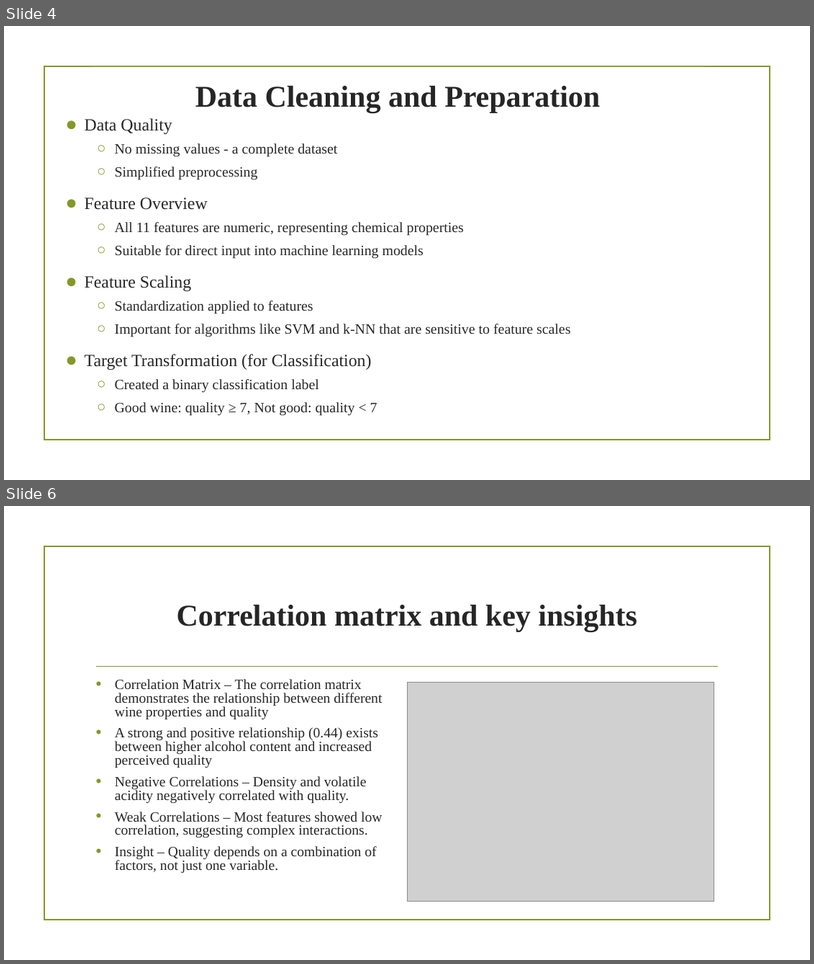
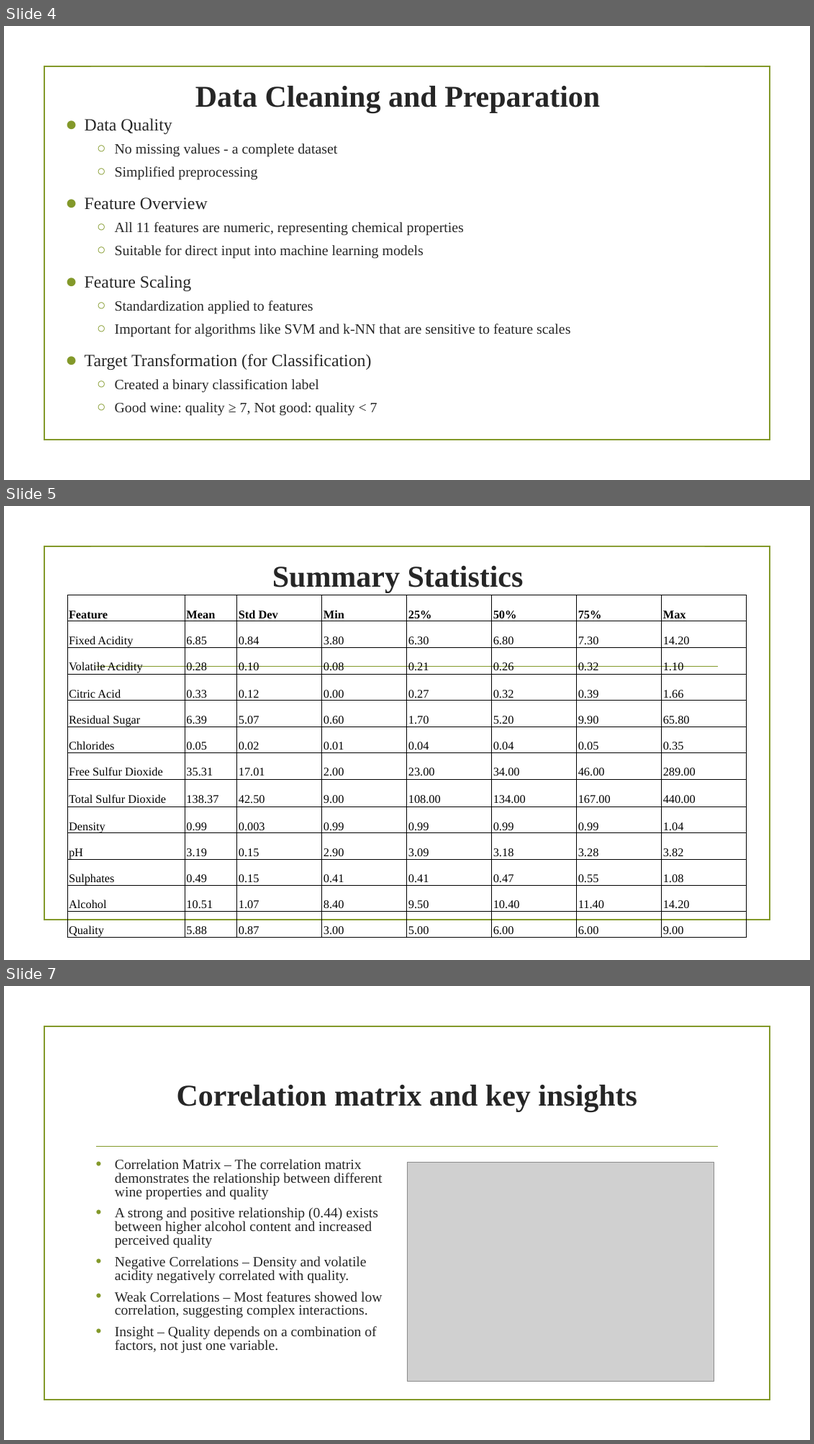
Before and after one commit to ramindersinghusd/m7, a slide deck: Predicting Wine Quality Using Machine Learning.pptx. Shown one above the other, each under a label of ours: slides 4 and 6 before the commit, slides 4, 5 and 7 after it; the slides between them are not shown. The pictures are 814x964 and 814x1444 pixels, drawn with LibreOffice and Linux fonts; fonts in the diff are those of the drawing; grey boxes stand for pictures; background and template pictures are left out. Boxes give left, top, right and bottom in pixels: in the first picture for what was removed or moved away, otherwise in the second. Text is boxed around its words. In the diff, an @@ line names an element or a change of style, - is before the commit and + after.

```diff
--- a/Predicting Wine Quality Using Machine Learning.pptx
+++ b/Predicting Wine Quality Using Machine Learning.pptx
@@ slide 5 added at (4, 506, 810, 960), background picture (left out); not listed: 2 template elements that a slide beside it also shows @@
@@ title added at (273, 566, 524, 592), 36 pt, text #262626, bold @@
+Summary Statistics
@@ table added at (67, 595, 746, 939), 13 rows, 8 columns @@
+Feature | Mean | Std Dev | Min | 25% | 50% | 75% | Max
+Fixed Acidity | 6.85 | 0.84 | 3.80 | 6.30 | 6.80 | 7.30 | 14.20
+Volatile Acidity | 0.28 | 0.10 | 0.08 | 0.21 | 0.26 | 0.32 | 1.10
+Citric Acid | 0.33 | 0.12 | 0.00 | 0.27 | 0.32 | 0.39 | 1.66
+Residual Sugar | 6.39 | 5.07 | 0.60 | 1.70 | 5.20 | 9.90 | 65.80
+Chlorides | 0.05 | 0.02 | 0.01 | 0.04 | 0.04 | 0.05 | 0.35
+Free Sulfur Dioxide | 35.31 | 17.01 | 2.00 | 23.00 | 34.00 | 46.00 | 289.00
+Total Sulfur Dioxide | 138.37 | 42.50 | 9.00 | 108.00 | 134.00 | 167.00 | 440.00
+Density | 0.99 | 0.003 | 0.99 | 0.99 | 0.99 | 0.99 | 1.04
+pH | 3.19 | 0.15 | 2.90 | 3.09 | 3.18 | 3.28 | 3.82
+Sulphates | 0.49 | 0.15 | 0.41 | 0.41 | 0.47 | 0.55 | 1.08
+Alcohol | 10.51 | 1.07 | 8.40 | 9.50 | 10.40 | 11.40 | 14.20
+Quality | 5.88 | 0.87 | 3.00 | 5.00 | 6.00 | 6.00 | 9.00
@@ what was slide 6 is now slide 7 @@
```
Also in this commit, not shown: 4 slides changed, 3 other files.
